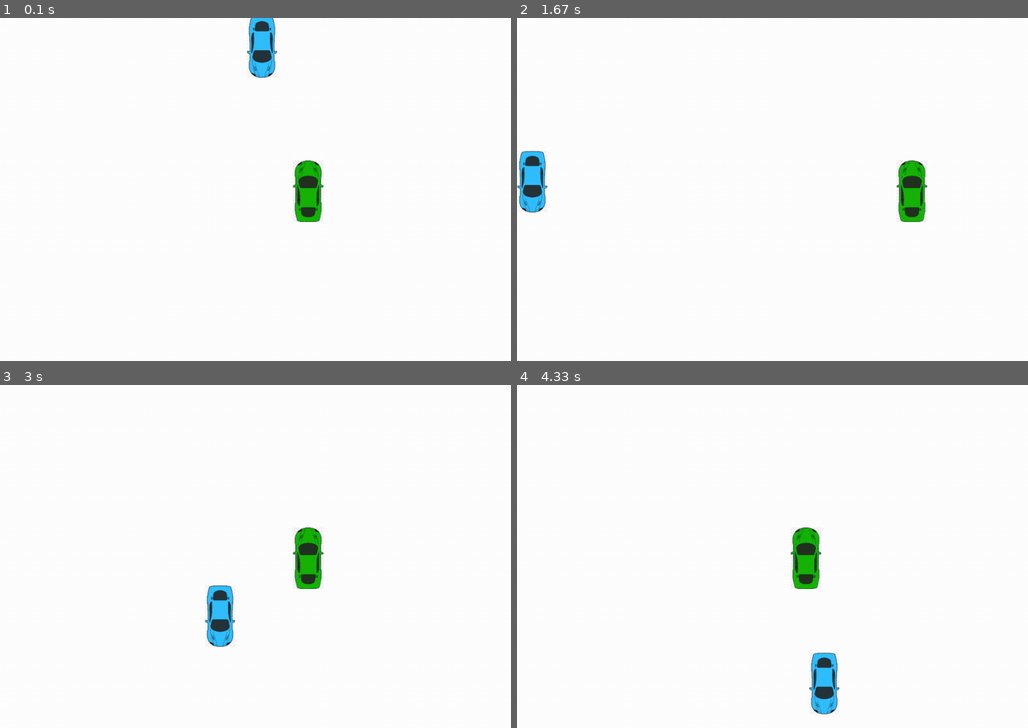
Above: before the commit, frames 1-4 (two rows, left to right).
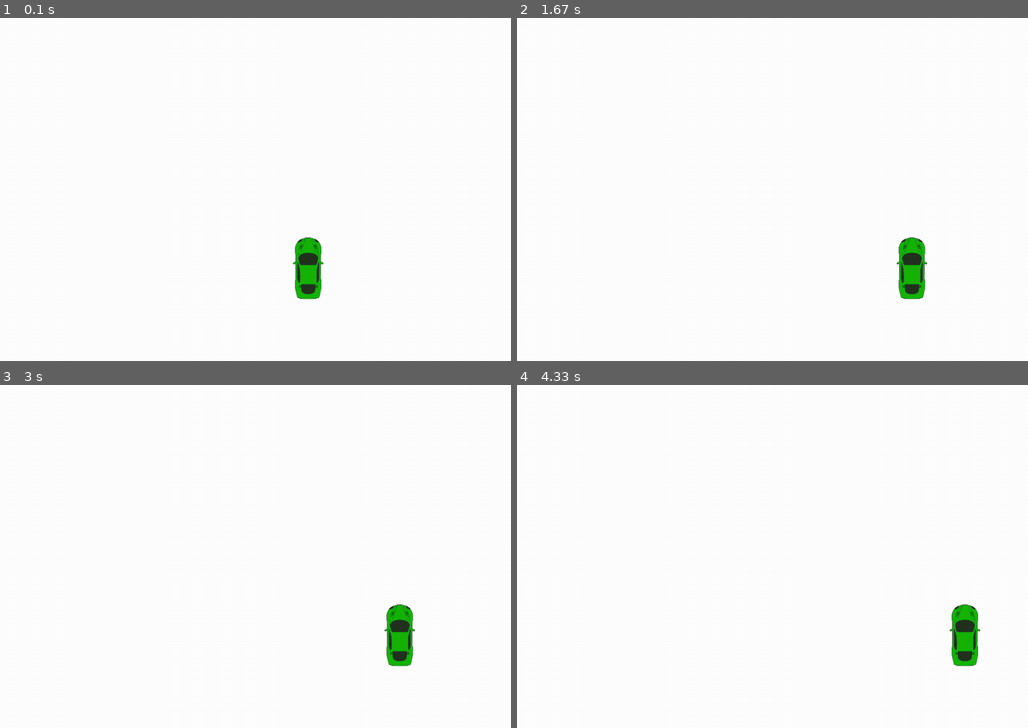
Above: after the commit, the same moments.

Repository: ronrothjr/battleship
Game: pygame game, started from tutorials/scroller/scroller.py
The game is run twice, just before and just after one commit, with the same random seed, the same clock (stepped at 60 frames per second) and the same inputs.
Inputs:
- Up to frame 1 (0.1 s): no input
- Up to frame 2 (1.67 s): hold Right 0.33-0.8 s; hold Right 0.83-1.3 s; hold A from 1.33 s (still down)
- Up to frame 3 (3 s): release A at 1.87 s; hold Left 1.9-2.3 s; hold D 2.33-2.97 s
- Up to frame 4 (4.33 s): hold Left 3-3.47 s; hold D 3.5-3.97 s; hold Right from 4 s (still down)

The runs differ from the first frame. In frame 1, 2.7% of the frame differs, in the area x 48-64%, y 0-83%; in frame 2, 2.7%, in the area x 0-81%, y 38-83%; in frame 3, 2.7%; in frame 4, 2.7%.

Commit message:
scroller fixes

Diff:
--- a/tutorials/scroller/scroller.py
+++ b/tutorials/scroller/scroller.py
@@ -1,7 +1,10 @@
 #pylint:disable=E0602
-import pygame, sys
+import pygame, sys, os, random
 from pygame.locals import *
-import random
+
+abspath = os.path.abspath(__file__)
+dname = os.path.dirname(abspath)
+os.chdir(dname)
 
 pygame.init()
 
@@ -17,7 +20,7 @@
 info = pygame.display.Info()
 SCREEN_WIDTH = info.current_w
 SCREEN_HEIGHT = info.current_h
-DISPLAYSURF = pygame.display.set_mode((SCREEN_WIDTH, SCREEN_HEIGHT))
+DISPLAYSURF = pygame.display.set_mode((SCREEN_WIDTH, SCREEN_HEIGHT), pygame.NOFRAME | pygame.FULLSCREEN | pygame.RESIZABLE)
 DISPLAYSURF.fill(WHITE)
 pygame.display.set_caption("Game")
 
@@ -43,7 +46,7 @@
         super().__init__()
         self.image = pygame.image.load("player.png")
         self.rect = self.image.get_rect()
-        self.rect.center = (int(SCREEN_WIDTH / 2), int(SCREEN_HEIGHT / 2))
+        self.rect.center = (int(SCREEN_WIDTH / 2), SCREEN_HEIGHT - 200)
 
     def update(self):
         pressed_keys = pygame.key.get_pressed()
@@ -56,7 +59,7 @@
               if pressed_keys[K_LEFT] or pressed_keys[K_a]:
                   self.rect.move_ip(-5, 0)
         if self.rect.right < SCREEN_WIDTH:
-              if pressed_keys[K_RIGHT] or pressed_keys[K_l]:
+              if pressed_keys[K_RIGHT] or pressed_keys[K_d]:
                   self.rect.move_ip(5, 0)
 
     def draw(self, surface):
@@ -64,19 +67,26 @@
 
 
 P1 = Player()
-E1 = Enemy()
+ENEMIES = 5
+SPAWNTIME = 6000
+last_spawn_tick = 0
+enemies = []
 
 while True:
     for event in pygame.event.get():
-        if event.type == QUIT:
+        if event.type == QUIT or event.type == KEYDOWN and event.key == K_ESCAPE:
             pygame.quit()
             sys.exit()
     P1.update()
-    E1.move()
+    now = pygame.time.get_ticks()
+    if now - last_spawn_tick >= SPAWNTIME:
+        last_spawn_tick = pygame.time.get_ticks()
+        enemies.append(Enemy())
+    [e.move() for e in enemies]
 
     DISPLAYSURF.fill(WHITE)
     P1.draw(DISPLAYSURF)
-    E1.draw(DISPLAYSURF)
+    [e.draw(DISPLAYSURF) for e in enemies]
 
     pygame.display.update()
     FramePerSec.tick(FPS)
Binary file changed: tutorials/scroller/enemy.png
Binary file changed: tutorials/scroller/player.png
